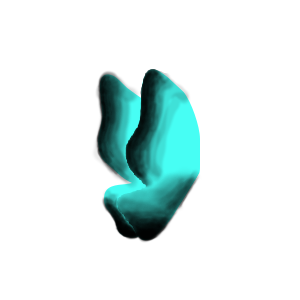
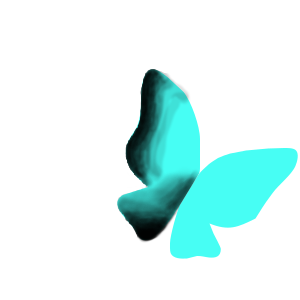
Comparing the layer stacks of the two w=300, h=300 images. Changes:
added layer "Right wing flat color" above "Left wing shade" over [170, 148, 298, 259]
hid "Left wing shade" over [92, 70, 141, 240]
hid "Left wing" over [98, 74, 199, 238]
